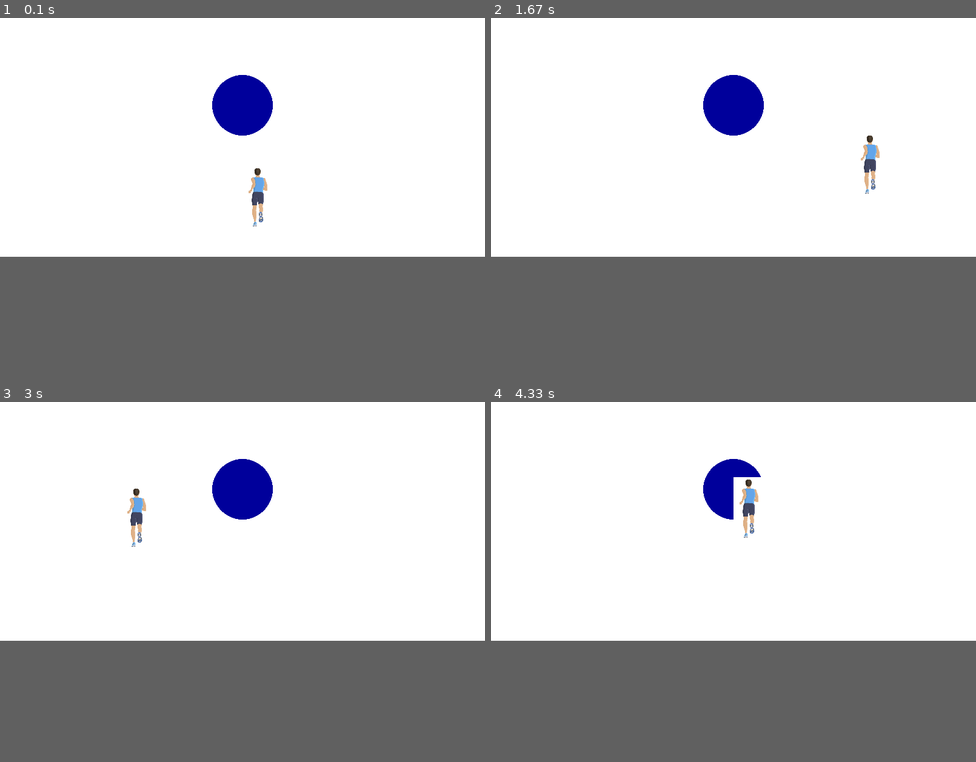
Above: before the commit, frames 1-4 (two rows, left to right).
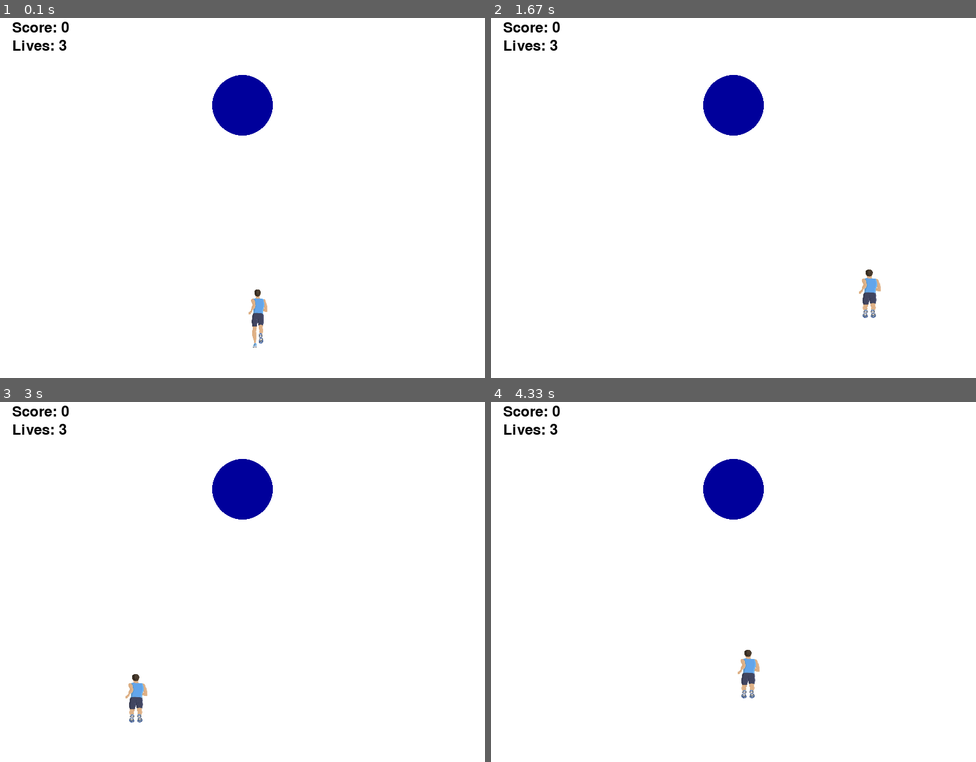
Above: after the commit, the same moments.

Repository: anngedeus/Blackout-3D-Audio
Game: pygame game, started from blackoutInterface.py
Same seed, same stepped clock (60 frames per second), same inputs: the game is played once before the commit and once after it.
Inputs:
- Up to frame 1 (0.1 s): no input
- Up to frame 2 (1.67 s): hold Right 0.33-0.8 s; hold Up 0.83-1.13 s; hold Right 1.17-1.63 s
- Up to frame 3 (3 s): hold Left 1.67-2.2 s; hold Down 2.23-2.53 s; hold Left 2.57-2.97 s
- Up to frame 4 (4.33 s): hold Up 3-3.37 s; hold Right 3.4-4.03 s; hold Down from 4.07 s (still down)
In our replay, the window is 800x400 before the commit and 800x600 after it. These sizes can differ from the game's own. Grey fills any space a smaller window leaves; there, only what the larger window draws over its background counts as a difference.

The runs differ from the first frame. In frame 1, 0.9% of the frame differs, in the area x 2-56%, y 1-92%; in frame 2, 1.0%; in frame 3, 1.0%; in frame 4, 1.3%, in the area x 2-57%, y 1-83%.

Commit message:
Added obstacles that have collision detection

Diff:
--- a/blackoutInterface.py
+++ b/blackoutInterface.py
@@ -5,10 +5,13 @@
 pygame.init()
 
 #game constants
-WIDTH, HEIGHT = 800, 400
+WIDTH, HEIGHT = 800, 600
 GROUND_HEIGHT = 50
 FPS = 60
-OBS_SPEED = 3
+OBS_SPEED = .1
+
+SCORE = 0
+LIVES = 3
 #lane
 LEFT = WIDTH * .25
 CENTER = WIDTH /2
@@ -28,12 +31,23 @@
 player_x = WIDTH // 2
 player_y = HEIGHT - GROUND_HEIGHT - player_img.get_height()
 player_speed = 5
+player_invulnerable_frames = 180
 #player state
 player_jump = False
-jump_height = 20
+jump_height = 10
 player_slide = False
-slide_height = -20
+slide_height = -10
 player_lane = 0
+
+#obstacles
+sign1_x = LEFT
+sign1_y = -HEIGHT * .5
+
+sign2_x = RIGHT
+sign2_y = -HEIGHT * 1.5
+
+coin1_x = CENTER
+coin1_y = -HEIGHT * .7
 # Set up the drawing window
 screen = pygame.display.set_mode([WIDTH, HEIGHT])
 pygame.display.set_caption("BlackOUT")
@@ -60,28 +74,64 @@
         if player_lane == -1: player_x = LEFT
         if player_lane == 0: player_x = CENTER
         if player_lane == 1: player_x = RIGHT
-        #player jump and fall
+
         if player_jump:
+            player_img = pygame.image.load('jump.png')
+            player_img = pygame.transform.scale(player_img, (50, 100))
+            screen.blit(player_img, (player_x, player_y))
             player_y -= jump_height
-            jump_height -= 1
-            if jump_height < -15:
+            jump_height -=1
+            if jump_height ==0:
                 player_jump = False
-                jump_height = 15
+                jump_height = 10
+                player_y += 55
         else:
-            if player_y < HEIGHT - GROUND_HEIGHT -player_img.get_height():
-                player_y += jump_height
-                jump_height += 1
+            if player_slide:
+                player_img = pygame.image.load('slide.png')
+                player_img = pygame.transform.scale(player_img, (50, 100))
+                screen.blit(player_img, (player_x, player_y))
+                player_y -= slide_height
+                slide_height +=1
+                if slide_height ==0:
+                    player_slide = False
+                    slide_height = -10
+                    player_y -= 55
             else:
-                player_y = HEIGHT -GROUND_HEIGHT - player_img.get_height()
-                jump_height = 15
+                player_img = pygame.image.load('runner.png')
+                player_img = pygame.transform.scale(player_img, (50, 100))
 
+    #obstacle movements
+    sign1_y += OBS_SPEED
+    sign2_y += OBS_SPEED
+    coin1_y += OBS_SPEED
+    #collision detection
+    if player_invulnerable_frames >0: player_invulnerable_frames -=1
+    player_rect = pygame.Rect(player_x, player_y, player_img.get_width(), player_img.get_height())
+    sign1_rect = pygame.Rect(sign1_x, sign1_y, sign_img.get_width(), sign_img.get_height())
+    coin1_rect = pygame.Rect(coin1_x, coin1_y, coin_img.get_width(), coin_img.get_height())
+    if player_rect.colliderect(sign1_rect) and player_invulnerable_frames ==0:
+        LIVES -= 1
+        player_invulnerable_frames = 2100
+    if player_rect.colliderect(coin1_rect) and player_invulnerable_frames ==0:
+        SCORE +=1
+        player_invulnerable_frames = 1800
     # Fill the background with white
     screen.fill((255, 255, 255))
 
     # Draw a solid blue circle in the center
     pygame.draw.circle(screen, (0, 0, 155), (WIDTH /2, 150), 50)
 
+    #display assets
     screen.blit(player_img, (player_x, player_y))
+    screen.blit(sign_img, (sign1_x, sign1_y))
+    screen.blit(sign_img, (sign2_x, sign2_y))
+    screen.blit(coin_img, (coin1_x, coin1_y))
+    #display score/lives
+    font = pygame.font.Font(None, 36)
+    score_text = font.render(f"Score: {SCORE}", True, (0,0,0))
+    lives_text = font.render(f"Lives: {LIVES}", True, (0,0,0))
+    screen.blit(score_text, (20,10))
+    screen.blit(lives_text, (20, 40))
     # Flip the display
     pygame.display.flip()
 
Binary file added: jump.png
Binary file added: slide.png
